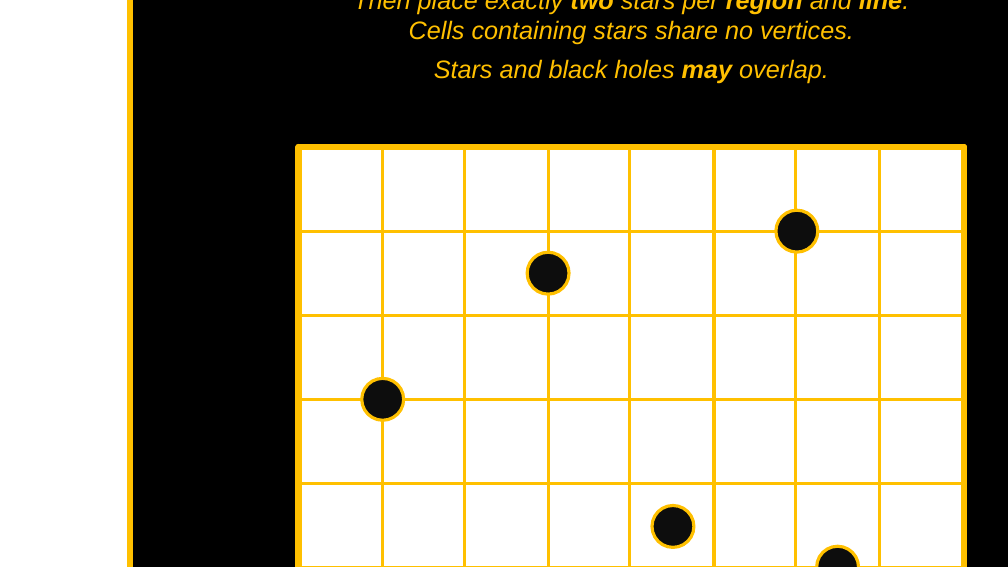
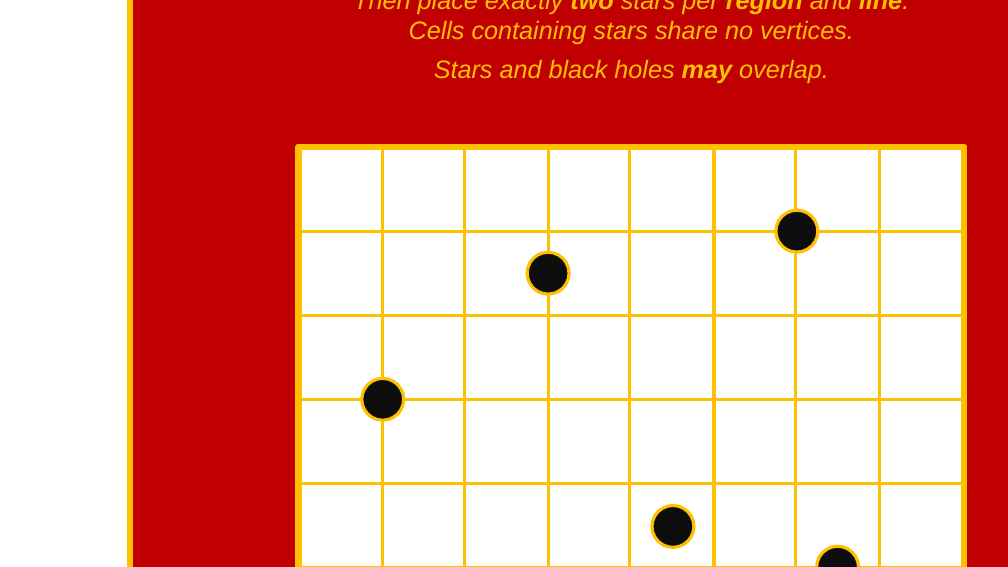
Before and after one commit to pedropsi/pedropsi.github.io, a slide deck: slide 2 of images/star-battle/templates/33-battle of the galaxies.pptx (slide 1 before the commit). Drawn at 1008x567 pixels with LibreOffice and Linux fonts; fonts in the diff are those of the drawing. Boxes give left, top, right and bottom in pixels: in the first picture for what was removed or moved away, otherwise in the second. Text is boxed around its words. In the diff, an @@ line names an element or a change of style, - is before the commit and + after.

```diff
--- a/images/star-battle/templates/33-battle of the galaxies.pptx
+++ b/images/star-battle/templates/33-battle of the galaxies.pptx
@@ rectangle at <box>130,0,1008,567</box>: fill #000000 to #C00000 @@
```
Also in this commit, not shown: 1 slide added, 1 other file.
